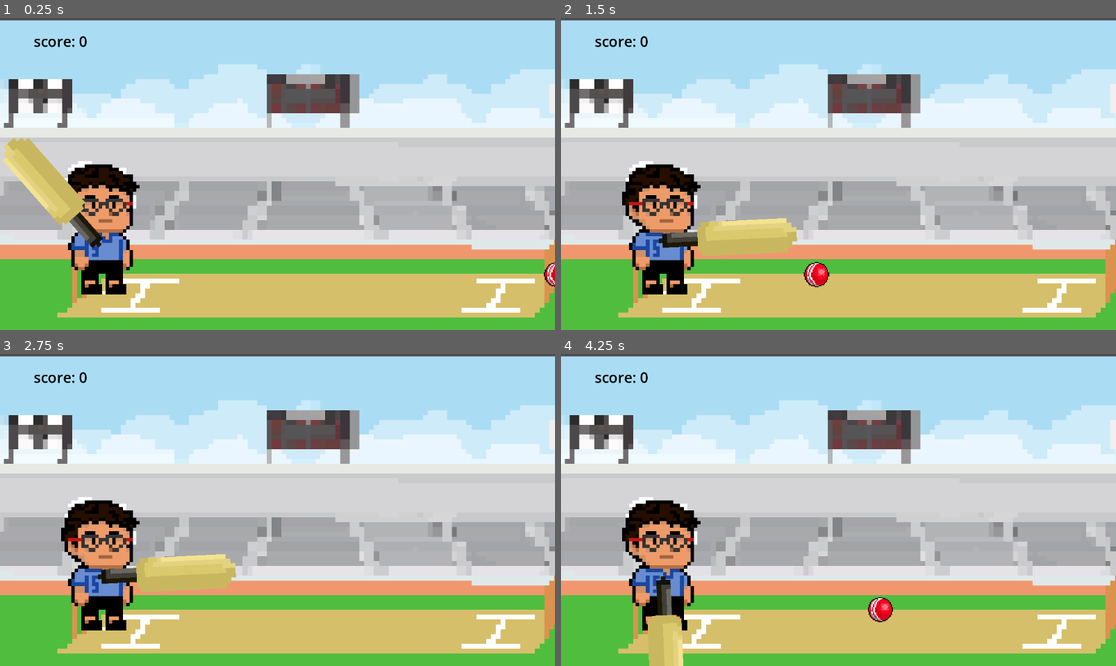
Above: before the commit, frames 1-4 (two rows, left to right).
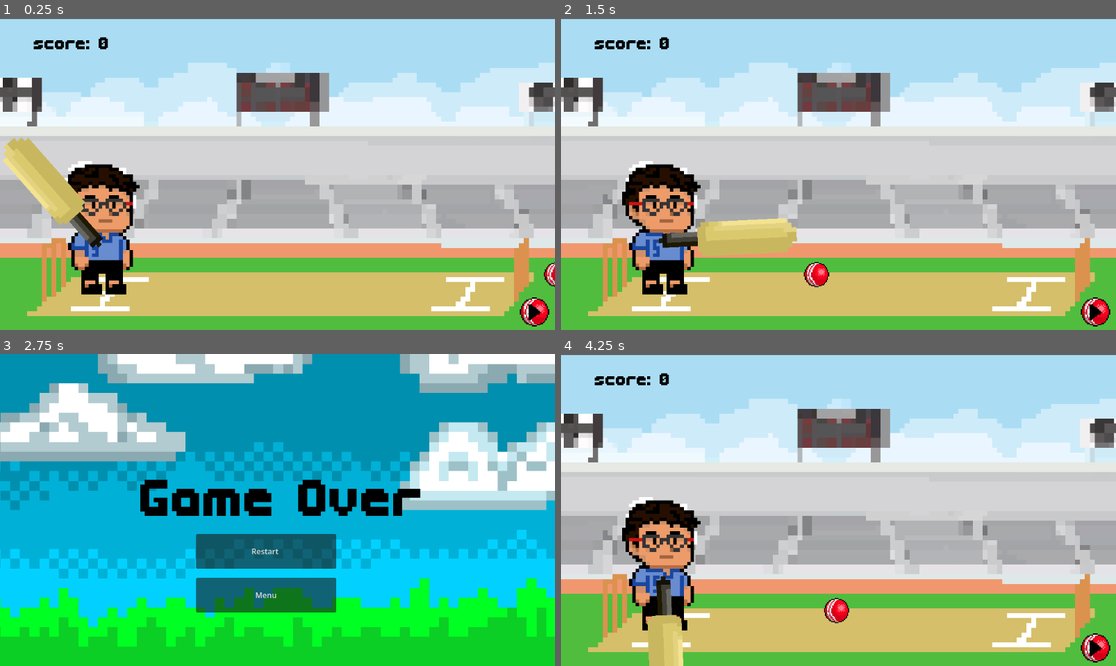
Above: after the commit, the same moments.

Repository: spandya-web/GameDev
Game: Godot game, scene res://Scenes/Main.tscn
The game is run twice, just before and just after one commit, with the same random seed, the same clock (stepped at 60 frames per second) and the same inputs. This scene is started directly instead of the project's main scene.
Inputs (mouse positions are in pixels of both pictures, inside the frame that each line leads up to):
- Up to frame 1 (0.25 s): no input
- Up to frame 2 (1.5 s): tap Enter (ui_accept) at 0.5, 0.77 s
- Up to frame 3 (2.75 s): tap Enter (ui_accept) at 1.52 s
- Up to frame 4 (4.25 s): click (827, 550) at 2.75 s, where only the run after the commit has a clickable "Restart"; tap Enter (ui_accept) at 3.77 s

The runs differ from the first frame. In frame 1, 20% of the frame differs, in the area x 0-100%, y 0-99%; in frame 2, 20%; in frame 3, 99%, in the area x 0-100%, y 0-100%; in frame 4, 21%.

Commit message:
Added settings, menu, game over screens

Diff:
--- /dev/null
+++ b/hoowwzaat/Scenes/GameOver.tscn
@@ -0,0 +1,43 @@
+[gd_scene format=3 uid="uid://dx1mi3mygg7lf"]
+
+[ext_resource type="Script" uid="uid://djsubq78mw2hs" path="res://Scripts/game_over.gd" id="1_ktc4i"]
+[ext_resource type="Texture2D" uid="uid://n5t7g7ubhxev" path="res://Assests/Grass_sky.png" id="2_uib17"]
+[ext_resource type="FontFile" uid="uid://bqyeybovmsbrc" path="res://Assests/CutePixel.ttf" id="3_rdiyk"]
+
+[sub_resource type="LabelSettings" id="LabelSettings_bfgkh"]
+font = ExtResource("3_rdiyk")
+font_size = 150
+font_color = Color(0, 0, 0, 1)
+
+[node name="Node2D" type="Node2D" unique_id=1004485646]
+script = ExtResource("1_ktc4i")
+
+[node name="GrassSky" type="Sprite2D" parent="." unique_id=402231665]
+position = Vector2(587.50006, 324.25)
+scale = Vector2(20.234375, 20.234375)
+texture = ExtResource("2_uib17")
+
+[node name="Label" type="Label" parent="." unique_id=1799971188]
+offset_left = 291.0
+offset_top = 223.0
+offset_right = 881.0
+offset_bottom = 374.0
+text = "Game Over"
+label_settings = SubResource("LabelSettings_bfgkh")
+
+[node name="Restart" type="Button" parent="." unique_id=93938497]
+offset_left = 407.0
+offset_top = 374.0
+offset_right = 698.0
+offset_bottom = 446.0
+text = "Restart "
+
+[node name="Menu" type="Button" parent="." unique_id=60934374]
+offset_left = 407.0
+offset_top = 465.0
+offset_right = 698.0
+offset_bottom = 537.0
+text = "Menu"
+
+[connection signal="pressed" from="Restart" to="." method="_on_restart_pressed"]
+[connection signal="pressed" from="Menu" to="." method="_on_menu_pressed"]
--- a/hoowwzaat/Scenes/Main.tscn
+++ b/hoowwzaat/Scenes/Main.tscn
@@ -4,9 +4,12 @@
 [ext_resource type="Script" uid="uid://u0y1hg52oxme" path="res://Scripts/main.gd" id="1_rgh2o"]
 [ext_resource type="PackedScene" uid="uid://plui5mrn2715" path="res://Scenes/player.tscn" id="2_idj7w"]
 [ext_resource type="PackedScene" uid="uid://0xe7piiccq4m" path="res://Scenes/ball.tscn" id="2_kln2b"]
+[ext_resource type="FontFile" uid="uid://bqyeybovmsbrc" path="res://Assests/CutePixel.ttf" id="5_v1gob"]
+[ext_resource type="Texture2D" uid="uid://nudwmorunmkq" path="res://Assests/Pause_button.png" id="6_jw32o"]
 
-[sub_resource type="LabelSettings" id="LabelSettings_rgh2o"]
-font_size = 30
+[sub_resource type="LabelSettings" id="LabelSettings_pbw6q"]
+font = ExtResource("5_v1gob")
+font_size = 50
 font_color = Color(0, 0, 0, 1)
 
 [node name="Node2D" type="Node2D" unique_id=1550848327 node_paths=PackedStringArray("ball_spawn")]
@@ -16,7 +19,7 @@
 ball_scene = ExtResource("2_kln2b")
 
 [node name="CricketStadium" type="Sprite2D" parent="." unique_id=662720835]
-position = Vector2(646.00006, 331.00003)
+position = Vector2(583, 328)
 scale = Vector2(10.109375, 10.109375)
 texture = ExtResource("1_kln2b")
 
@@ -40,6 +43,11 @@
 offset_right = 182.0
 offset_bottom = 71.0
 text = "score: 0"
-label_settings = SubResource("LabelSettings_rgh2o")
+label_settings = SubResource("LabelSettings_pbw6q")
+
+[node name="PauseButton" type="Sprite2D" parent="." unique_id=1350852008]
+position = Vector2(1118, 615)
+scale = Vector2(2.53125, 2.53125)
+texture = ExtResource("6_jw32o")
 
 [connection signal="timeout" from="Timer" to="." method="_spawn_ball"]
--- /dev/null
+++ b/hoowwzaat/Scenes/Menu.tscn
@@ -0,0 +1,68 @@
+[gd_scene format=3 uid="uid://b7jaxaxug3f1n"]
+
+[ext_resource type="Script" uid="uid://blqxb7klrkiuq" path="res://Scripts/menu.gd" id="1_s2c3o"]
+[ext_resource type="Texture2D" uid="uid://n5t7g7ubhxev" path="res://Assests/Grass_sky.png" id="1_syfuq"]
+[ext_resource type="Texture2D" uid="uid://bqhptpq7t6pxn" path="res://Assests/Character.png" id="2_s2c3o"]
+[ext_resource type="Texture2D" uid="uid://bvdk5k1kunqhp" path="res://Assests/Cricket_bat_design.png" id="3_ma218"]
+
+[sub_resource type="FontVariation" id="FontVariation_s2c3o"]
+
+[node name="Node2D" type="Node2D" unique_id=1283448299]
+script = ExtResource("1_s2c3o")
+
+[node name="GrassSky" type="Sprite2D" parent="." unique_id=433381251]
+position = Vector2(578.7499, 324.37497)
+scale = Vector2(20.27344, 20.27344)
+texture = ExtResource("1_syfuq")
+
+[node name="Character" type="Sprite2D" parent="." unique_id=640716221]
+position = Vector2(177, 369)
+scale = Vector2(9.35, 9.35)
+texture = ExtResource("2_s2c3o")
+
+[node name="CricketBatDesign2" type="Sprite2D" parent="." unique_id=1265309335]
+position = Vector2(562, 311)
+rotation = 3.1291935
+scale = Vector2(2.8115163, 2.8115163)
+texture = ExtResource("3_ma218")
+
+[node name="CricketBatDesign3" type="Sprite2D" parent="." unique_id=1602972872]
+position = Vector2(567, 451.99997)
+scale = Vector2(2.8007813, 2.8007813)
+texture = ExtResource("3_ma218")
+
+[node name="ButtonManager" type="Control" parent="." unique_id=1122454895]
+layout_mode = 3
+anchors_preset = 0
+offset_right = 40.0
+offset_bottom = 40.0
+
+[node name="Play" type="Button" parent="ButtonManager" unique_id=1492051291]
+layout_mode = 0
+offset_left = 393.0
+offset_top = 130.0
+offset_right = 729.0
+offset_bottom = 210.0
+text = "Start
+"
+
+[node name="Settings" type="Button" parent="ButtonManager" unique_id=204760945]
+layout_mode = 0
+offset_left = 393.0
+offset_top = 273.0
+offset_right = 729.0
+offset_bottom = 352.0
+theme_override_fonts/font = SubResource("FontVariation_s2c3o")
+text = "Settings"
+
+[node name="Quit" type="Button" parent="ButtonManager" unique_id=1172833834]
+layout_mode = 0
+offset_left = 393.0
+offset_top = 412.0
+offset_right = 729.0
+offset_bottom = 490.0
+text = "Quit"
+
+[connection signal="pressed" from="ButtonManager/Play" to="." method="_on_play_pressed"]
+[connection signal="pressed" from="ButtonManager/Settings" to="." method="_on_settings_pressed"]
+[connection signal="pressed" from="ButtonManager/Quit" to="." method="_on_quit_pressed"]
--- /dev/null
+++ b/hoowwzaat/Scenes/Pause.tscn
@@ -0,0 +1,95 @@
+[gd_scene format=3 uid="uid://b5s26dlgujl21"]
+
+[ext_resource type="Script" uid="uid://nl2n6vy1di8q" path="res://Scripts/pause.gd" id="1_p8av3"]
+[ext_resource type="Texture2D" uid="uid://n5t7g7ubhxev" path="res://Assests/Grass_sky.png" id="2_n136c"]
+[ext_resource type="Texture2D" uid="uid://bvdk5k1kunqhp" path="res://Assests/Cricket_bat_design.png" id="3_5o7im"]
+[ext_resource type="Texture2D" uid="uid://mbexoe5vhv84" path="res://Assests/Cricket_ball.png" id="4_rjsbm"]
+[ext_resource type="FontFile" uid="uid://bqyeybovmsbrc" path="res://Assests/CutePixel.ttf" id="5_5o7im"]
+
+[sub_resource type="LabelSettings" id="LabelSettings_rjsbm"]
+font = ExtResource("5_5o7im")
+font_size = 70
+font_color = Color(0, 0, 0, 1)
+
+[sub_resource type="LabelSettings" id="LabelSettings_daqr7"]
+font = ExtResource("5_5o7im")
+font_size = 70
+font_color = Color(0, 0, 0, 1)
+
+[sub_resource type="LabelSettings" id="LabelSettings_6v82q"]
+font = ExtResource("5_5o7im")
+font_size = 70
+font_color = Color(0, 0, 0, 1)
+
+[sub_resource type="LabelSettings" id="LabelSettings_jv2ls"]
+font = ExtResource("5_5o7im")
+font_size = 70
+font_color = Color(0, 0, 0, 1)
+
+[node name="Node2D" type="Node2D" unique_id=1715419614]
+script = ExtResource("1_p8av3")
+
+[node name="GrassSky" type="Sprite2D" parent="." unique_id=1233780945]
+position = Vector2(593, 325)
+scale = Vector2(20.28125, 20.28125)
+texture = ExtResource("2_n136c")
+
+[node name="CricketBatDesign" type="Sprite2D" parent="." unique_id=1881775494]
+position = Vector2(621, 226.99998)
+scale = Vector2(3.1796875, 3.1796875)
+texture = ExtResource("3_5o7im")
+
+[node name="CricketBatDesign2" type="Sprite2D" parent="." unique_id=265329676]
+position = Vector2(614.52527, 448.54993)
+scale = Vector2(3.1484377, 3.1484377)
+texture = ExtResource("3_5o7im")
+
+[node name="CricketBatDesign3" type="Sprite2D" parent="." unique_id=1303218650]
+position = Vector2(598.5253, 110.54996)
+rotation = -3.140812
+scale = Vector2(3.0327444, 2.9124763)
+texture = ExtResource("3_5o7im")
+
+[node name="CricketBatDesign4" type="Sprite2D" parent="." unique_id=1056804052]
+position = Vector2(588.5253, 330.54993)
+rotation = 3.1430514
+scale = Vector2(3.0194318, 3.0194318)
+texture = ExtResource("3_5o7im")
+
+[node name="CricketBall" type="Sprite2D" parent="." unique_id=971535410]
+position = Vector2(1145, 575)
+scale = Vector2(3.6875, 3.6875)
+texture = ExtResource("4_rjsbm")
+
+[node name="Restart" type="Label" parent="." unique_id=670585846]
+offset_left = 550.0
+offset_top = 75.0
+offset_right = 783.0
+offset_bottom = 158.0
+text = "Restart "
+label_settings = SubResource("LabelSettings_rjsbm")
+
+[node name="Resume" type="Label" parent="." unique_id=1924936837]
+offset_left = 480.0
+offset_top = 188.0
+offset_right = 695.0
+offset_bottom = 279.0
+text = "Resume "
+label_settings = SubResource("LabelSettings_daqr7")
+
+[node name="Quit" type="Label" parent="." unique_id=1608062043]
+offset_left = 573.0
+offset_top = 300.0
+offset_right = 670.0
+offset_bottom = 445.0
+text = "Quit
+"
+label_settings = SubResource("LabelSettings_6v82q")
+
+[node name="Settings" type="Label" parent="." unique_id=932245384]
+offset_left = 458.0
+offset_top = 406.0
+offset_right = 688.0
+offset_bottom = 496.0
+text = "Settings"
+label_settings = SubResource("LabelSettings_jv2ls")
--- /dev/null
+++ b/hoowwzaat/Scenes/Settings.tscn
@@ -0,0 +1,98 @@
+[gd_scene format=3 uid="uid://or36wnms48as"]
+
+[ext_resource type="Script" uid="uid://bnp6b58cxxmy8" path="res://Scripts/settings.gd" id="1_4hxq3"]
+[ext_resource type="Texture2D" uid="uid://n5t7g7ubhxev" path="res://Assests/Grass_sky.png" id="2_yrknh"]
+[ext_resource type="Texture2D" uid="uid://bvdk5k1kunqhp" path="res://Assests/Cricket_bat_design.png" id="3_w1nw0"]
+[ext_resource type="Texture2D" uid="uid://mbexoe5vhv84" path="res://Assests/Cricket_ball.png" id="4_w1nw0"]
+[ext_resource type="FontFile" uid="uid://bqyeybovmsbrc" path="res://Assests/CutePixel.ttf" id="5_mjqtt"]
+
+[sub_resource type="LabelSettings" id="LabelSettings_ppjuv"]
+font = ExtResource("5_mjqtt")
+font_size = 95
+font_color = Color(0, 0, 0, 1)
+
+[sub_resource type="LabelSettings" id="LabelSettings_mjqtt"]
+font = ExtResource("5_mjqtt")
+font_size = 70
+font_color = Color(0, 0, 0, 1)
+
+[sub_resource type="LabelSettings" id="LabelSettings_ipgag"]
+font = ExtResource("5_mjqtt")
+font_size = 70
+font_color = Color(0, 0, 0, 1)
+
+[sub_resource type="LabelSettings" id="LabelSettings_646k0"]
+font = ExtResource("5_mjqtt")
+font_size = 70
+font_color = Color(0, 0, 0, 1)
+
+[node name="Node2D" type="Node2D" unique_id=232336773]
+script = ExtResource("1_4hxq3")
+
+[node name="GrassSky" type="Sprite2D" parent="." unique_id=1170934888]
+position = Vector2(587.00006, 326)
+scale = Vector2(20.21875, 20.21875)
+texture = ExtResource("2_yrknh")
+
+[node name="CricketBatDesign" type="Sprite2D" parent="." unique_id=1753074545]
+position = Vector2(569.3264, 118.326385)
+rotation = 3.140243
+scale = Vector2(3.78125, 3.78125)
+texture = ExtResource("3_w1nw0")
+
+[node name="CricketBall" type="Sprite2D" parent="." unique_id=1263331335]
+position = Vector2(192.49998, 258.5)
+scale = Vector2(4.0937495, 4.0937495)
+texture = ExtResource("4_w1nw0")
+
+[node name="CricketBall2" type="Sprite2D" parent="." unique_id=501016381]
+position = Vector2(194.49997, 366.49988)
+scale = Vector2(4.11157, 4.11157)
+texture = ExtResource("4_w1nw0")
+
+[node name="CricketBall3" type="Sprite2D" parent="." unique_id=568711525]
+position = Vector2(197.49997, 477.49988)
+scale = Vector2(4.1875, 4.1875)
+texture = ExtResource("4_w1nw0")
+
+[node name="Settings" type="Label" parent="." unique_id=1005140058]
+offset_left = 483.3264
+offset_top = 70.326385
+offset_right = 798.3264
+offset_bottom = 173.32639
+size_flags_stretch_ratio = 0.0
+text = "Settings "
+label_settings = SubResource("LabelSettings_ppjuv")
+
+[node name="Volume" type="Label" parent="." unique_id=1247212930]
+offset_left = 258.49997
+offset_top = 220.49994
+offset_right = 523.5
+offset_bottom = 316.49994
+text = "Volume"
+label_settings = SubResource("LabelSettings_mjqtt")
+
+[node name="Music" type="Label" parent="." unique_id=1050724751]
+offset_left = 258.49997
+offset_top = 324.49988
+offset_right = 401.49997
+offset_bottom = 395.49988
+text = "Music"
+label_settings = SubResource("LabelSettings_ipgag")
+
+[node name="Control" type="Label" parent="." unique_id=1479620301]
+offset_left = 258.49997
+offset_top = 432.49988
+offset_right = 1006.5
+offset_bottom = 536.49994
+text = "Controls: Press bar to hit"
+label_settings = SubResource("LabelSettings_646k0")
+
+[node name="Back" type="Button" parent="." unique_id=280682548]
+offset_left = 36.0
+offset_top = 24.0
+offset_right = 144.0
+offset_bottom = 66.0
+text = "Back"
+
+[connection signal="pressed" from="Back" to="." method="_on_back_pressed"]
--- a/hoowwzaat/Scenes/player.tscn
+++ b/hoowwzaat/Scenes/player.tscn
@@ -51,7 +51,7 @@
 script = ExtResource("1_cvnsp")
 
 [node name="AnimatedSprite2D" type="AnimatedSprite2D" parent="." unique_id=477026641]
-position = Vector2(0, 3)
+position = Vector2(1, 0)
 
 [node name="CollisionShape2D" type="CollisionShape2D" parent="." unique_id=2079215129]
 position = Vector2(142, 98)
--- a/hoowwzaat/Scripts/ball.gd
+++ b/hoowwzaat/Scripts/ball.gd
@@ -1,22 +1,29 @@
 extends Area2D
 
+# Name variables
 var speed = 500
 var hit = false
 var direction = Vector2.ZERO
+const MISS_POSITION_X = 50
 
+#
 func _process(delta):
 	if hit:
 		position += direction * speed * delta
 	else:
 		position.x -= speed * delta
+		if position.x < MISS_POSITION_X:
+			game_over()
 
 func _on_area_entered(area):
 	if area.name == "Bat" and !hit:
 		print("HIT!")
 		hit = true
+		# Update score
+		get_tree().current_scene.add_score()
+		# Make ball fly away
+		direction = Vector2(1, -1).normalized()
 
-	#increase score
-	get_tree().current_scene.add_score()
-
-	#make ball fly away
-	direction = Vector2(1, -1).normalized()
+func game_over():
+	print("GAME OVER!")
+	get_tree().change_scene_to_file("res://Scenes/GameOver.tscn")
--- /dev/null
+++ b/hoowwzaat/Scripts/game_over.gd
@@ -0,0 +1,8 @@
+extends Node2D
+
+
+func _on_restart_pressed() -> void:
+	get_tree().change_scene_to_file("res://Scenes/Main.tscn")
+
+func _on_menu_pressed() -> void:
+	get_tree().change_scene_to_file("res://Scenes/Menu.tscn")
--- a/hoowwzaat/Scripts/main.gd
+++ b/hoowwzaat/Scripts/main.gd
@@ -3,16 +3,25 @@
 @export var ball_spawn : Marker2D
 @export var ball_scene : PackedScene
 var score = 0
+var is_game_over = false
 @onready var score_label = $ScoreLabel
 
+# Spawns the ball in the game
 func _spawn_ball() -> void:
 	var ball = ball_scene.instantiate()
 	ball.global_position = ball_spawn.global_position
 	add_child(ball)
 
+# Increases the score by one
 func add_score() -> void:
 	score += 1
 	update_score()
 
+# Displays the increased score
 func update_score() -> void:
 	score_label.text = "Score: " + str(score)
+
+func game_over() -> void:
+	is_game_over = true
+	$Timer.stop()
+	print("GAME STOPPED")
--- /dev/null
+++ b/hoowwzaat/Scripts/menu.gd
@@ -0,0 +1,20 @@
+extends Node2D
+
+
+# Called when the node enters the scene tree for the first time.
+func _ready() -> void:
+	pass # Replace with function body.
+
+
+# Called every frame. 'delta' is the elapsed time since the previous frame.
+func _process(delta: float) -> void:
+	pass
+
+func _on_play_pressed() -> void:
+	get_tree().change_scene_to_file("res://Scenes/Main.tscn")
+
+func _on_settings_pressed() -> void:
+	get_tree().change_scene_to_file("res://Scenes/Settings.tscn")
+
+func _on_quit_pressed() -> void:
+	get_tree().quit()
--- /dev/null
+++ b/hoowwzaat/Scripts/pause.gd
@@ -0,0 +1,11 @@
+extends Node2D
+
+
+# Called when the node enters the scene tree for the first time.
+func _ready() -> void:
+	pass # Replace with function body.
+
+
+# Called every frame. 'delta' is the elapsed time since the previous frame.
+func _process(delta: float) -> void:
+	pass
--- a/hoowwzaat/Scripts/player.gd
+++ b/hoowwzaat/Scripts/player.gd
@@ -4,15 +4,17 @@
 @onready var bat = $Bat
 @onready var animation_player = $AnimationPlayer
 
+#
 func _ready():
 	bat.monitoring = false
 
+# Takes space bar input to swing
 func _process(delta):
 	if Input.is_action_just_pressed("ui_accept"):
 		swing()
 
+# Makes the bat swing
 func swing():
-
 	if swinging:
 		return
 
--- /dev/null
+++ b/hoowwzaat/Scripts/settings.gd
@@ -0,0 +1,4 @@
+extends Node2D
+
+func _on_back_pressed() -> void:
+	get_tree().change_scene_to_file("res://Scenes/Menu.tscn")
Binary file added: hoowwzaat/Assests/CutePixel.ttf
Not shown, added: hoowwzaat/Assests/CutePixel.ttf.import
Binary file added: hoowwzaat/Assests/Grass_sky.png
Not shown, added: hoowwzaat/Assests/Grass_sky.png.import
Binary file added: hoowwzaat/Assests/Pause_button.png
Not shown, added: hoowwzaat/Assests/Pause_button.png.import
Not shown, added: hoowwzaat/Scripts/game_over.gd.uid
Not shown, added: hoowwzaat/Scripts/menu.gd.uid
Not shown, added: hoowwzaat/Scripts/pause.gd.uid
Not shown, added: hoowwzaat/Scripts/settings.gd.uid
Not shown, added: hoowwzaat/Assests/Pause_button.png~
